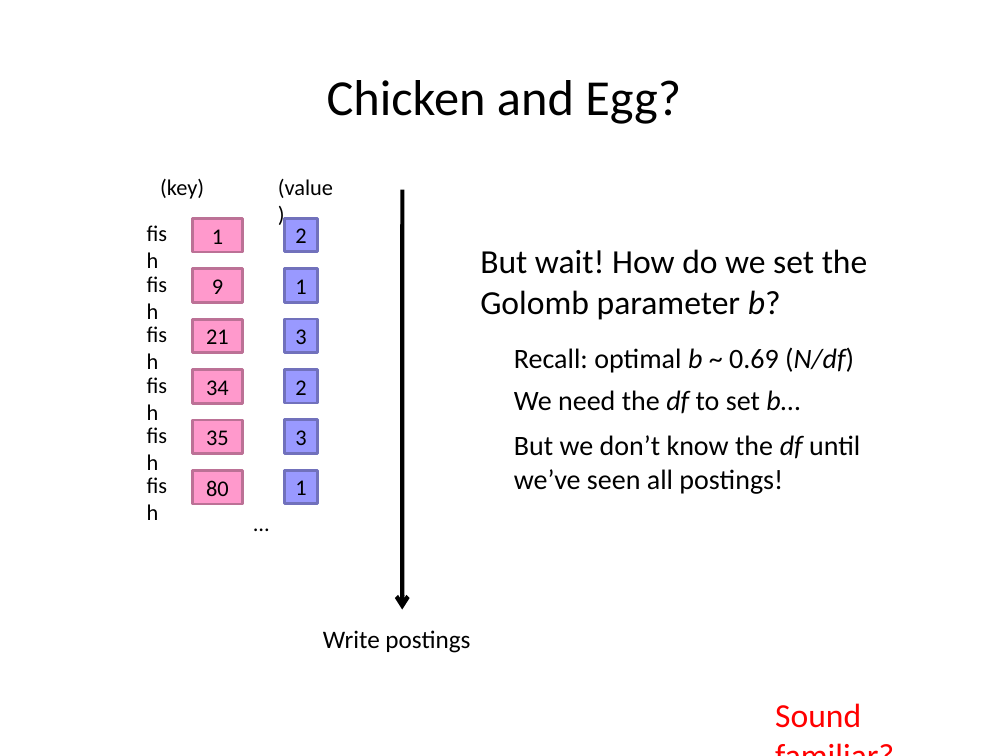
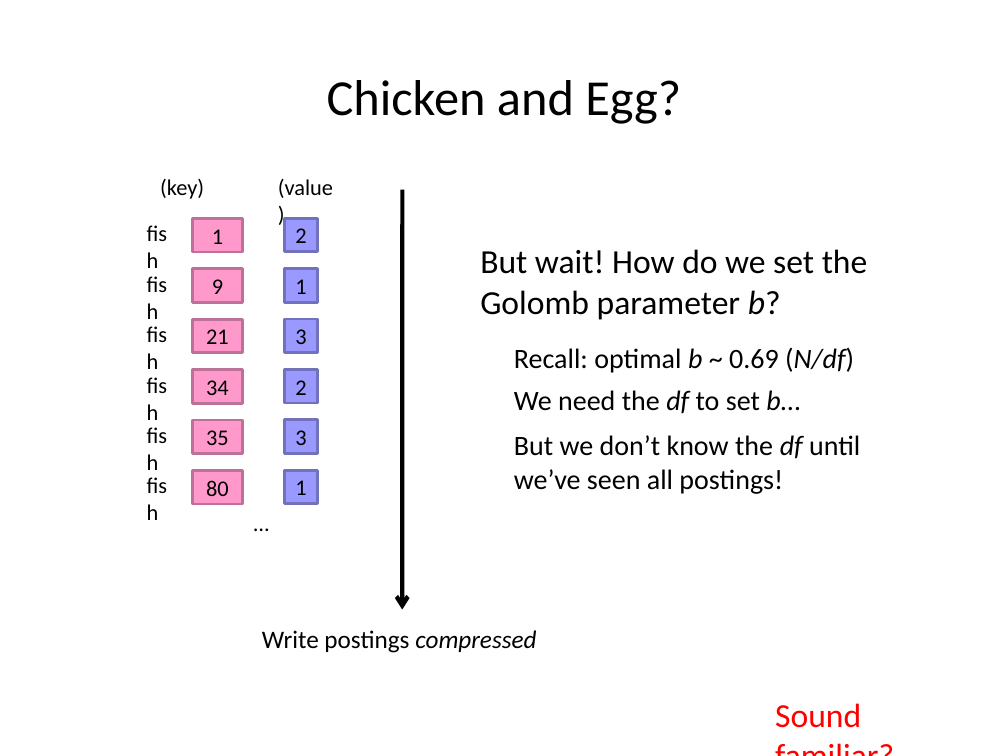
Before and after one commit to lintool/bigdata-2018w, a slide deck: slide 22 of slides/didp-part03b.pptx (slide 21 before the commit). Drawn at 1008x756 pixels with LibreOffice and Linux fonts; fonts in the diff are those of the drawing. Boxes give left, top, right and bottom in pixels: in the first picture for what was removed or moved away, otherwise in the second. Text is boxed around its words. In the diff, an @@ line names an element or a change of style, - is before the commit and + after.

```diff
--- a/slides/didp-part03b.pptx
+++ b/slides/didp-part03b.pptx
@@ text at (x1=262, y1=630, x2=536, y2=653): text changed @@
-Write postings
+Write postings compressed
```
Also in this commit, not shown: 2 other slides changed, 1 slide added, 1 other file.
